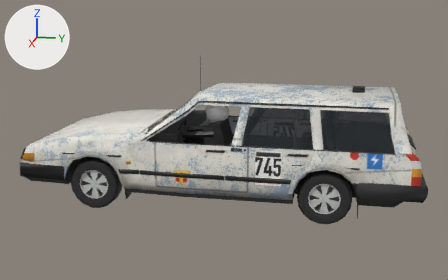
The glTF model public/cars/field/models/745.glb, before and after one commit.
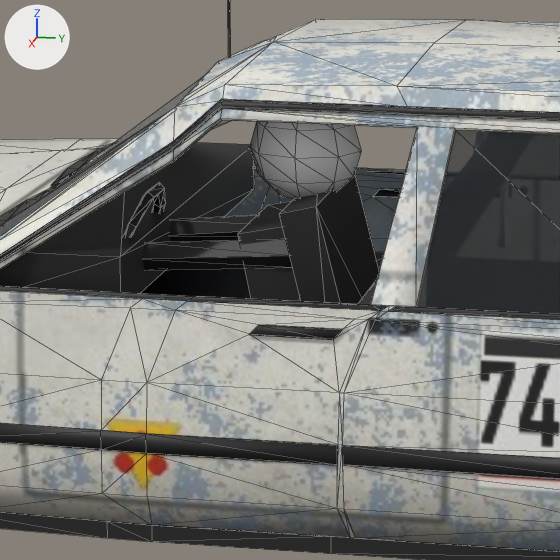
There are two pictures of each version: one whole from a 50 mm camera at (7.59, 1.58, 2.64) aimed at (0.04, 0.07, 0.75), one close up on the part from 34% to 61% of the width and 28% to 72% of the height. The lights are fixed; the arrows at upper left show +X, +Y and +Z. The older version's two pictures come first. The close-ups show mesh edges as thin lines. Vertices at exactly the same position are counted once.

The scene before the commit, as lines of its bpy script (objects in view):
```python
me_body_mesh = bpy.data.meshes.new('body_mesh')
me_body_mesh.from_pydata(...)  # 1489 vertices, 2548 faces; spans x -0.89..0.89, y -2.35..2.49, z 0.12..1.81
# faces by material slot: [2514, 34]
me_body_mesh.materials.append(mat_car745_livery)  # picture img_livery
me_body_mesh.materials.append(mat_car745_glass)  # black #1e252b
ob_body = bpy.data.objects.new('body', me_body_mesh)
ob_body.location = (0.0, 0.0, 0.0)
```
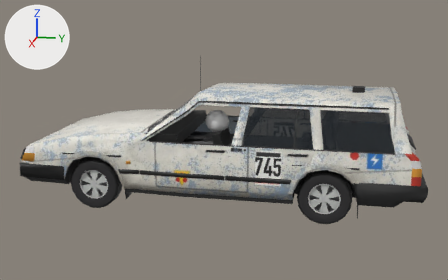
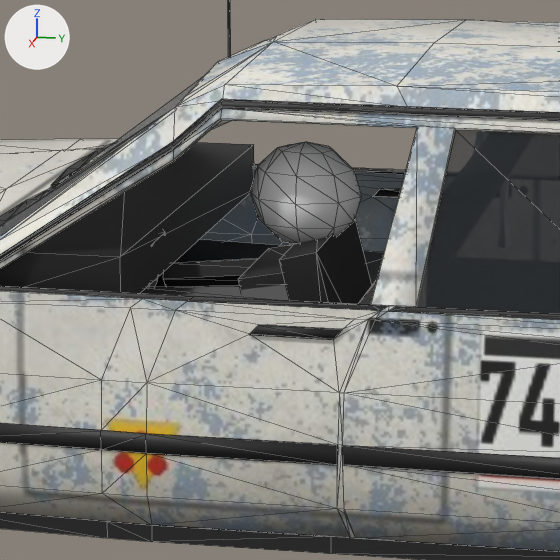
Location of each change, [x1, y1, x2, y2] in pixels of the close-ups (560 x 560 px; the box of a moved part takes in the faces that stretch with it):
part 1 of me_body_mesh, moved or reshaped: before [250, 122, 361, 199]; after [250, 142, 361, 244]
part 2 of me_body_mesh, moved or reshaped: before [0, 120, 379, 304]; after [147, 219, 372, 304]
part 3 of me_body_mesh, surface changed: before [142, 188, 293, 301]; after [131, 144, 289, 301]

What changed in the scene script:
```text
Change me_body_mesh:
    where me_body_mesh.from_pydata(...)  # 1489 vertices, 2548 faces; spans x -0.89..0.89, y -2.35..2.49, z 0.12..1.81
    used by ob_body; location = (0.0, 0.0, 0.0)
    me_body_mesh part 1: the loose piece of 42 vertices spanning x 0.24..0.5, y -0.1..0.21, z 1.04..1.32 is moved by (0.0, 0.0, -0.12)
    me_body_mesh part 2: 157 of 1489 vertices moved; they spanned x -0.8..0.8, y -0.74..0.45, z 0.36..1.37 and now span x -0.8..0.8, y -0.74..0.45, z 0.24..1.37; mean shift (0.0, 0.0, -0.06); largest move (-0.76, -0.74, 0.82) -> (0.62, 0.29, 0.34)
    me_body_mesh part 3: 61 kept faces spanning x -0.78..0.8, y -0.74..0.45, z 0.24..1.37 get new texture (UV) coordinates
```
